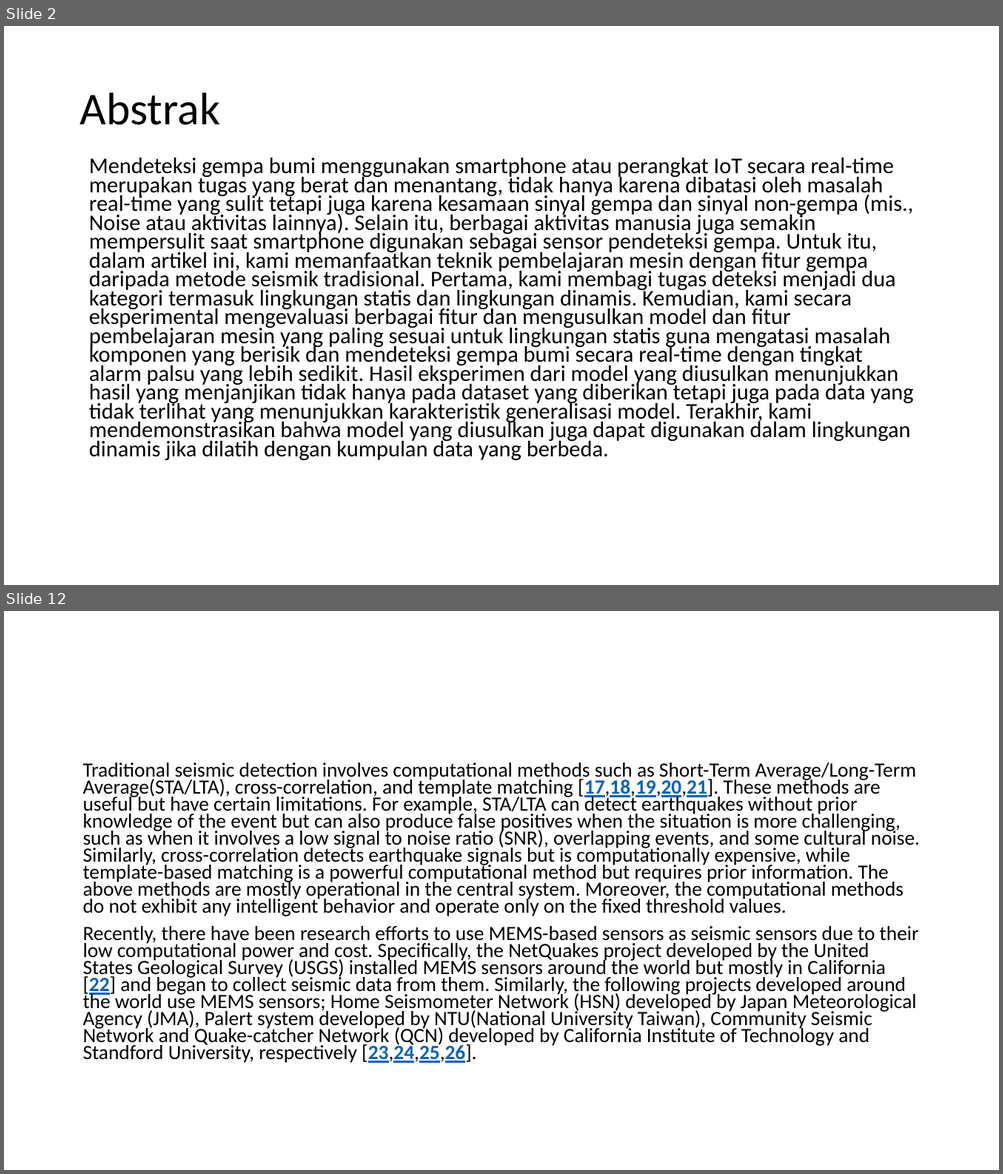
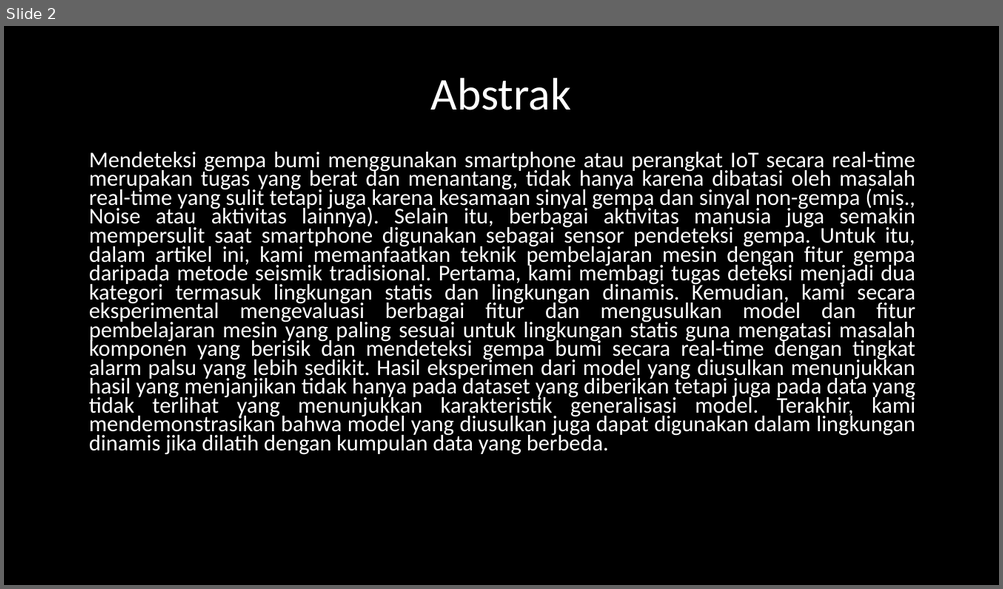
Before and after one commit to juvina03/SBP, a slide deck: PPT_Presentasi_SBP.pptx. Shown one above the other, each under a label of ours: slides 2 and 12 before the commit, slide 2 after it; the slides between them are not shown. The pictures are 1003x1174 and 1003x589 pixels, drawn with LibreOffice and Linux fonts; fonts in the diff are those of the drawing. Boxes give left, top, right and bottom in pixels: in the first picture for what was removed or moved away, otherwise in the second. Text is boxed around its words. In the diff, an @@ line names an element or a change of style, - is before the commit and + after.

```diff
--- a/PPT_Presentasi_SBP.pptx
+++ b/PPT_Presentasi_SBP.pptx
@@ slide 12 removed at [4, 611, 999, 1170], background #FFFFFF @@
@@ text removed at [83, 763, 919, 1063] @@
-Traditional seismic detection involves computational methods such as Short-Term Average/Long-Term Average(STA/LTA), cross-correlation, and template matching [17,18,19,20,21]. These methods are useful but have certain limitations. For example, STA/LTA can detect earthquakes without prior knowledge of the event but can also produce false positives when the situation is more challenging, such as when it involves a low signal to noise ratio (SNR), overlapping events, and some cultural noise. Similarly, cross-correlation detects earthquake signals but is computationally expensive, while template-based matching is a powerful computational method but requires prior information. The above methods are mostly operational in the central system. Moreover, the computational methods do not exhibit any intelligent behavior and operate only on the fixed threshold values.
-Recently, there have been research efforts to use MEMS-based sensors as seismic sensors due to their low computational power and cost. Specifically, the NetQuakes project developed by the United States Geological Survey (USGS) installed MEMS sensors around the world but mostly in California [22] and began to collect seismic data from them. Similarly, the following projects developed around the world use MEMS sensors; Home Seismometer Network (HSN) developed by Japan Meteorological Agency (JMA), Palert system developed by NTU(National University Taiwan), Community Seismic Network and Quake-catcher Network (QCN) developed by California Institute of Technology and Standford University, respectively [23,24,25,26].
@@ slide 2 changed as well @@
@@ background #FFFFFF to #000000 @@
@@ title "Abstrak": place and size @@
-title "Abstrak" at [79, 93, 220, 125]
+title "Abstrak" at [431, 78, 572, 110]
@@ title "Abstrak" at [431, 78, 572, 110]: text colour #000000 to #FFFFFF; alignment left to centre @@
@@ text "Mendeteksi gempa bumi menggunakan smartphone ...": place and size @@
-text "Mendeteksi gempa bumi menggunakan smartphone ..." at [89, 158, 913, 461]
+text "Mendeteksi gempa bumi menggunakan smartphone ..." at [89, 152, 916, 455]
@@ text "Mendeteksi gempa bumi menggunakan smartphone ..." at [89, 152, 916, 455]: text colour #000000 to #FFFFFF; alignment left to justified @@
```
Also in this commit, not shown: 8 other slides changed, 7 slides added, 12 other slides removed.
